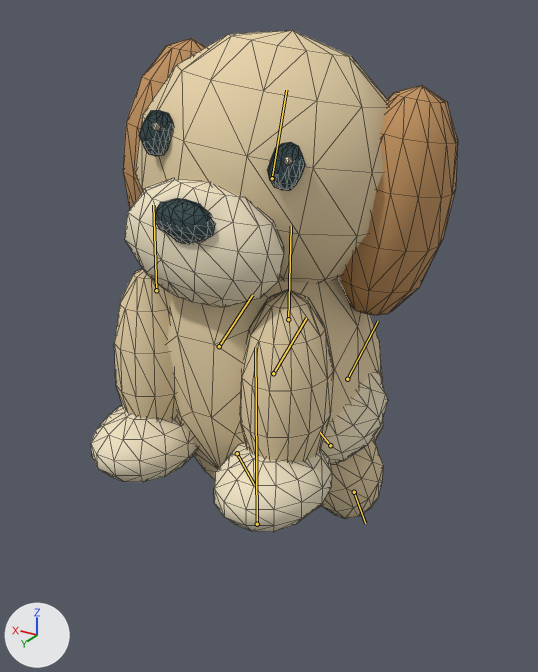
Two versions of the glTF model public/assets/island/together-v1/pet_puppy.glb, one commit apart.
Camera for both pictures: a 50 mm lens placed at (-0.454, 0.725, 0.653), pointed at (0.0, -0.032, 0.275). Arrows for +X, +Y and +Z are at lower left; the lights stay in place. The picture after the commit comes second. Both versions are drawn at frame 18 of the action 'BasketSit'; the numbers are the values there. The bones that bend it are drawn over the model as lines. Mesh edges are drawn as thin lines.
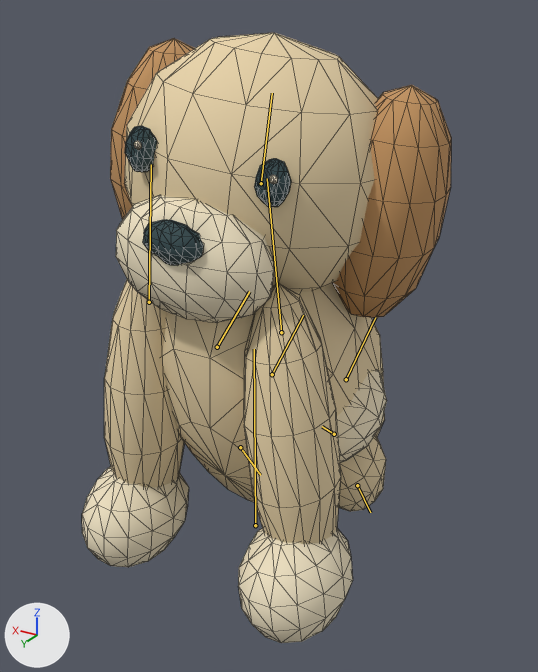
What the commit changed:
Bone 'Root' (bone_root) moves from (-16641.953, 0.0, -34511.312) to (-16641.953, 0.0, -34511.316).
Bone 'Body' (bone_body) turns from (61, 0, 0) to (57, 0, 0) degrees about its own x, y and z.
Bone 'Front.L' (bone_front_l) turns from (-59, 0, 0) to (-57, -5, -3) degrees about its own x, y and z.
Bone 'Front.L' (bone_front_l) is rescaled from (1.0, 1.0, 1.0) to (1.0, 1.6, 1.0).
Bone 'Front.R' (bone_front_r) turns from (-59, 0, 0) to (-57, 5, 3) degrees about its own x, y and z.
Bone 'Front.R' (bone_front_r) is rescaled from (1.0, 1.0, 1.0) to (1.0, 1.6, 1.0).
Bone 'Tail' (bone_tail) turns from (-109, 9, -3) to (-110, 9, -3) degrees about its own x, y and z.

Changed parts and their boxes [x1, y1, x2, y2] in the pictures (538 x 672 px):
'Mesh_0', posed (21% taller): before [91, 30, 458, 532]; after [82, 33, 451, 643]
bone 'Root', root to tip: before (257, 524) to (255, 347); after (255, 525) to (254, 349)
bone 'Body', root to tip: before (273, 373) to (306, 318); after (272, 374) to (303, 315)
bone 'Front.L', root to tip: before (288, 319) to (291, 226); after (281, 332) to (267, 178)
bone 'Front.R', root to tip: before (156, 290) to (153, 205); after (149, 302) to (151, 164)
bone 'Tail', root to tip: before (330, 445) to (320, 432); after (334, 434) to (322, 426)
